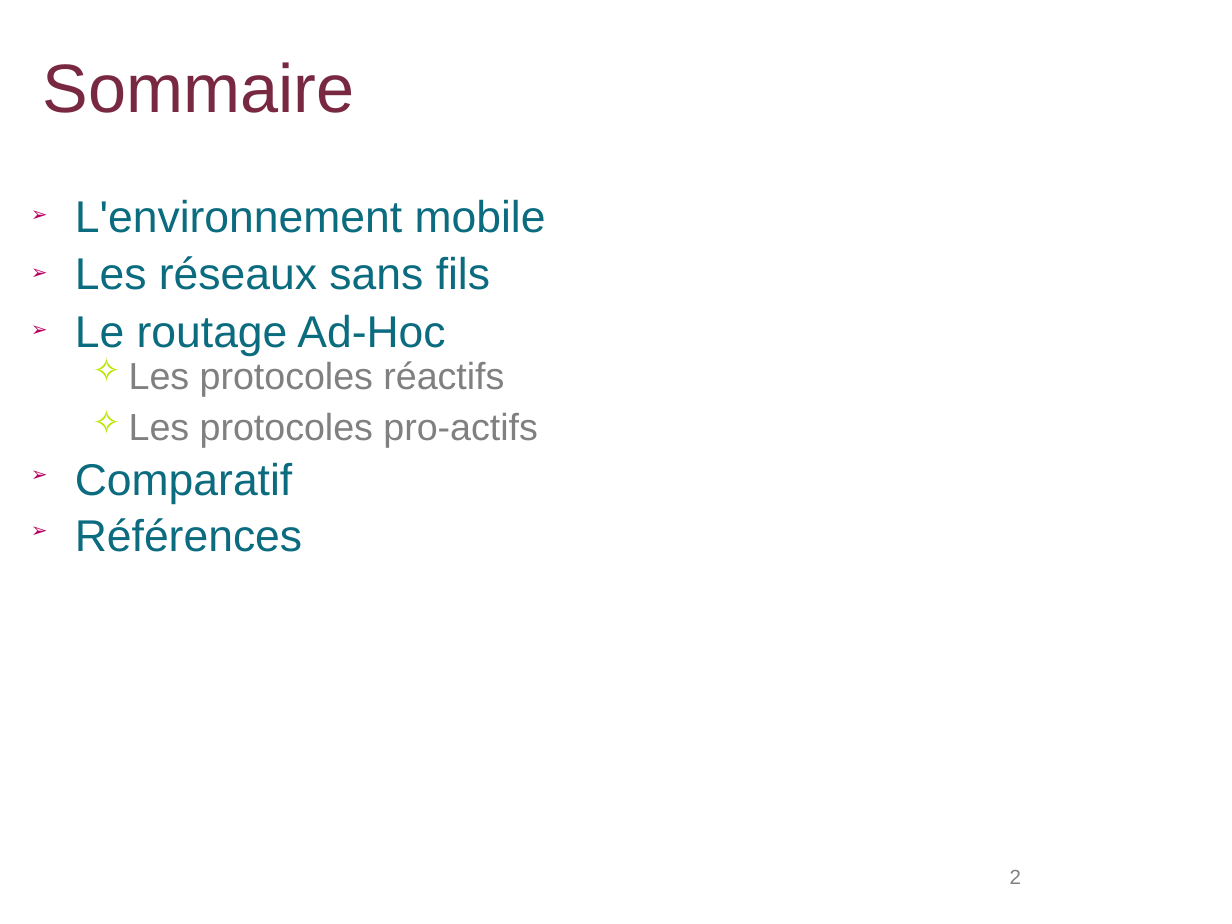
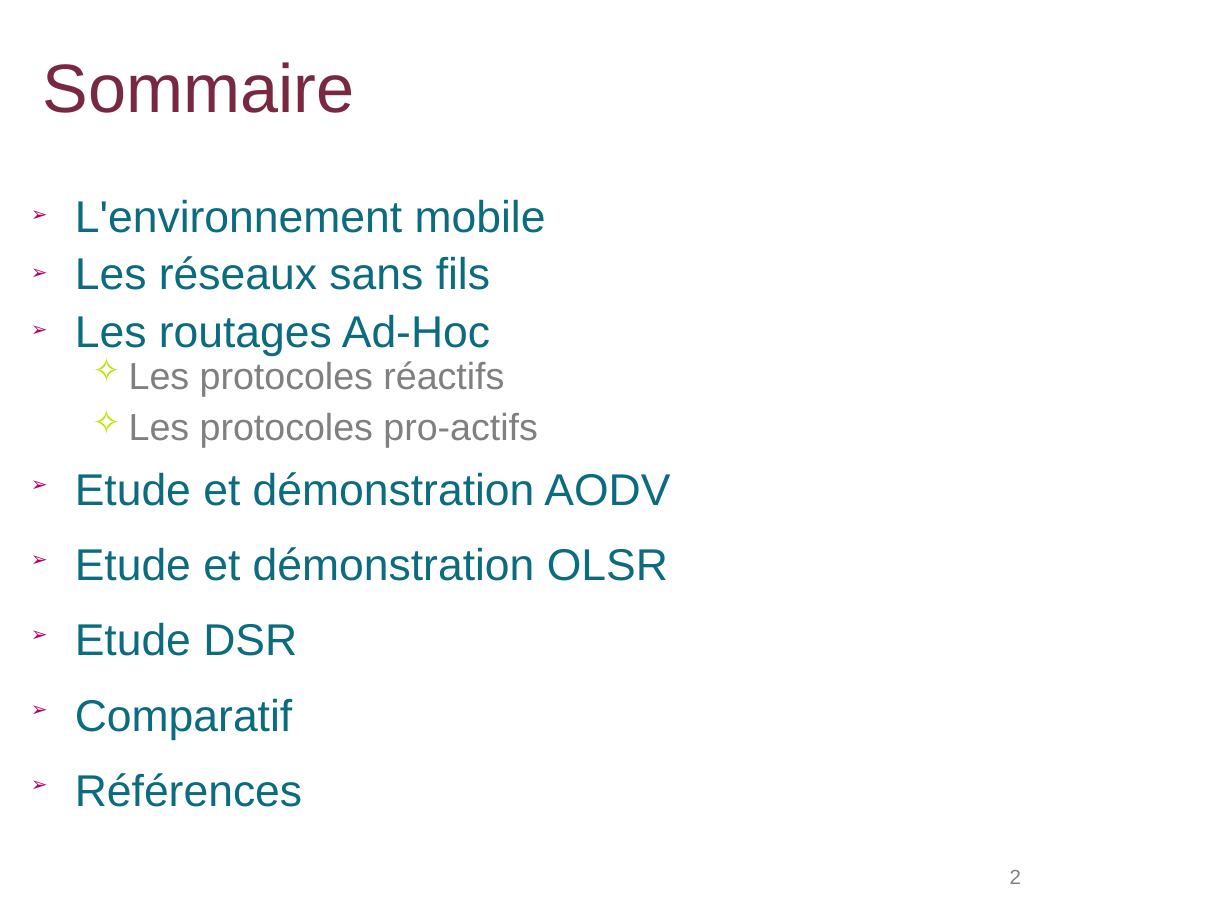
Before and after one commit to lbarbisan/adhoc, a slide deck: slide 2 of work/les_routages_adhoc.odp. Drawn at 1232x924 pixels with LibreOffice and Linux fonts; fonts in the diff are those of the drawing; background and template pictures are left out. Boxes give left, top, right and bottom in pixels: in the first picture for what was removed or moved away, otherwise in the second. Text is boxed around its words. In the diff, an @@ line names an element or a change of style, - is before the commit and + after.

```diff
--- a/work/les_routages_adhoc.odp
+++ b/work/les_routages_adhoc.odp
@@ text at (75, 314, 490, 356): text changed @@
-➢ Le routage Ad-Hoc
+➢ Les routages Ad-Hoc
@@ text at (75, 472, 670, 656): paragraphs added @@
+➢ Etude et démonstration AODV
+➢ Etude et démonstration OLSR
+➢ Etude DSR
@@ text at (75, 698, 302, 807): more space between paragraphs @@
```
Also in this commit, not shown: 16 other slides changed, 1 slide removed.
